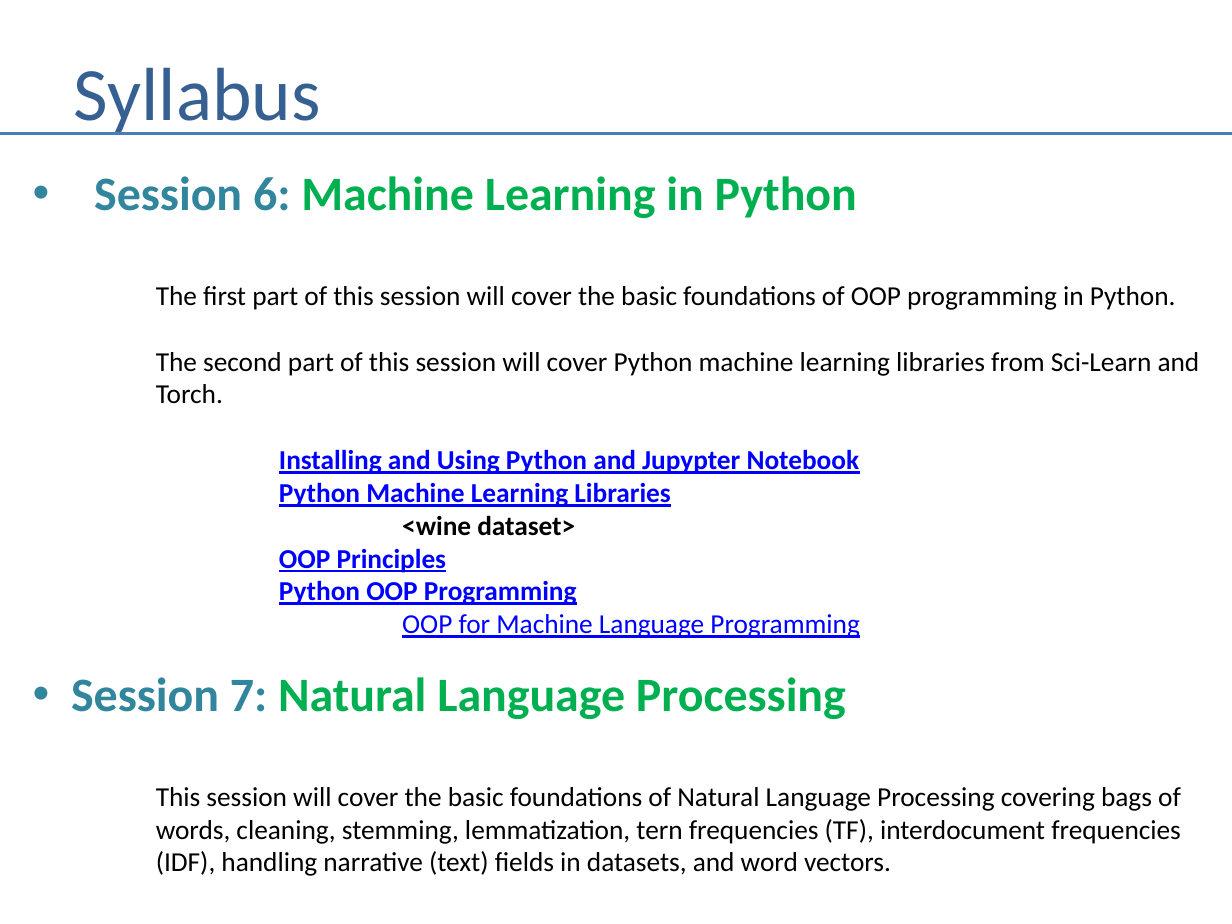
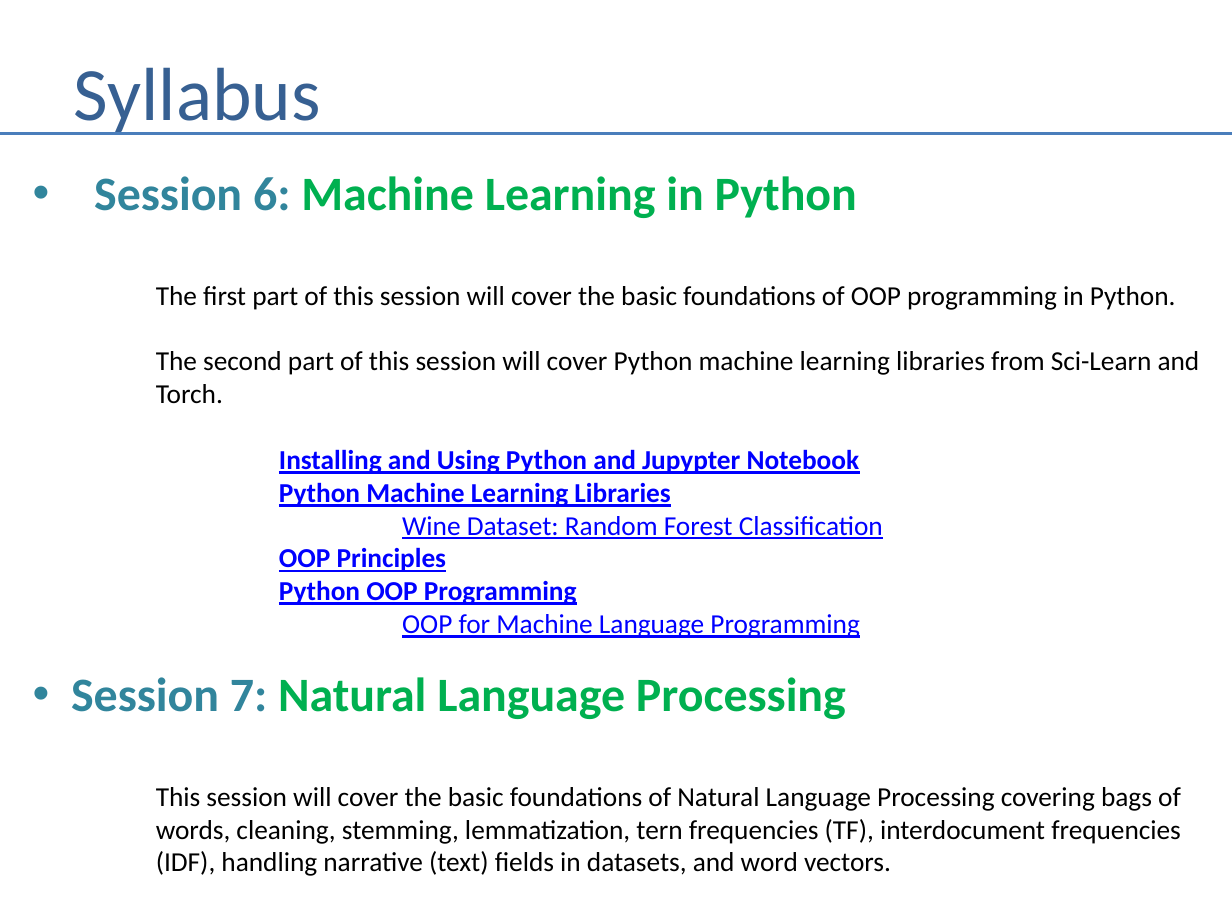
Before and after one commit to andrewferlitsch/Portland-Data-Science-Group, a slide deck: slide 8 of Presentations/AI Training Syllabus.pptx. Drawn at 1232x924 pixels with LibreOffice and Linux fonts; fonts in the diff are those of the drawing. Boxes give left, top, right and bottom in pixels: in the first picture for what was removed or moved away, otherwise in the second. Text is boxed around its words. In the diff, an @@ line names an element or a change of style, - is before the commit and + after.

Commit message:
update to syllabus for wine dataset

```diff
--- a/Presentations/AI Training Syllabus.pptx
+++ b/Presentations/AI Training Syllabus.pptx
@@ text at bbox=[402, 516, 883, 539]: text changed; text colour #000000 to #0000FF; bold off @@
-<wine dataset>
+Wine Dataset: Random Forest Classification
```
